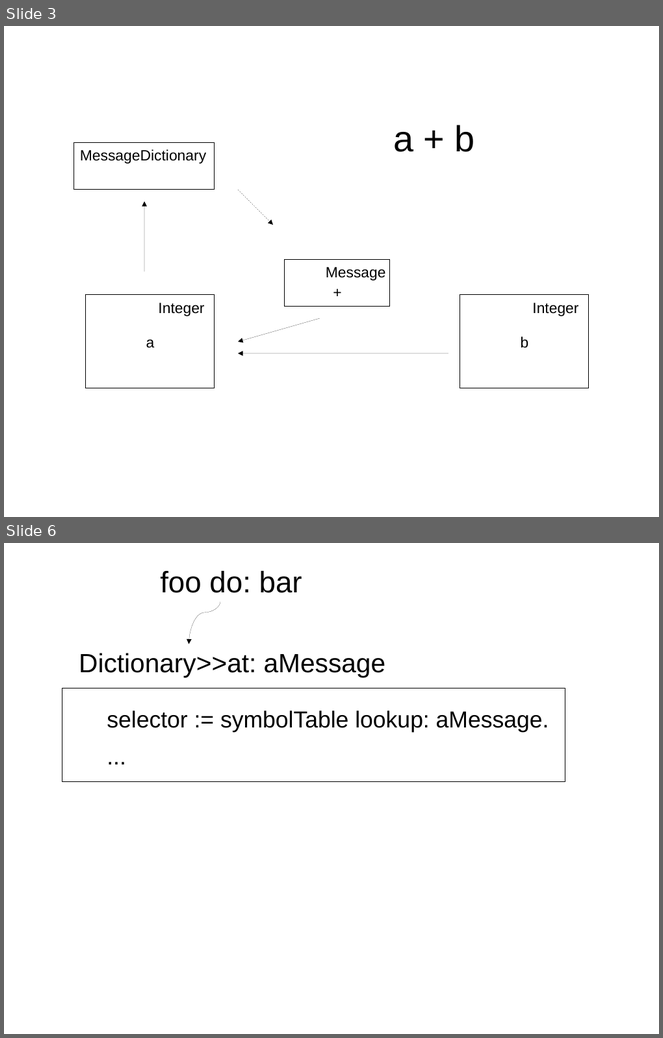
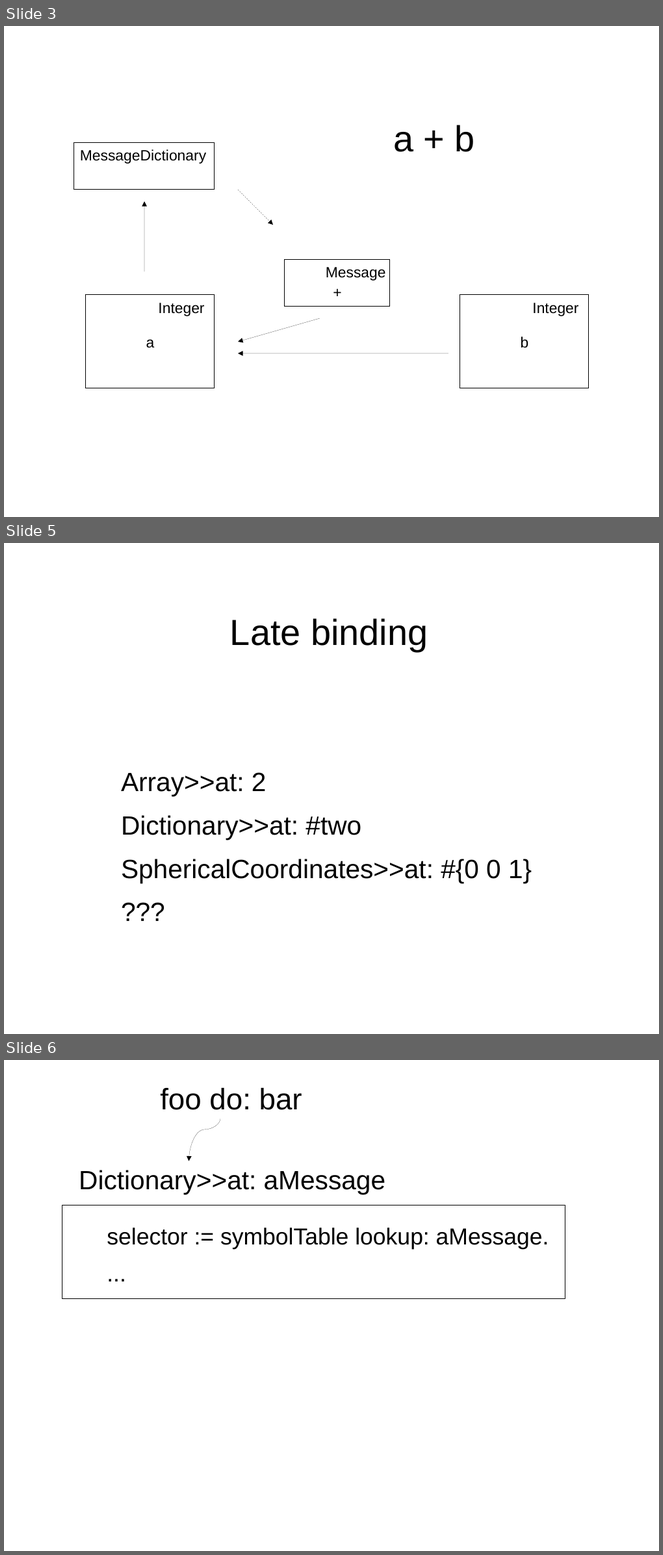
Before and after one commit to o-/p-doc, a slide deck: presentations/seminar_new/pinocchio.odp. Shown one above the other, each under a label of ours: slides 3 and 6 before the commit, slides 3, 5 and 6 after it; the slides between them are not shown. The pictures are 663x1038 and 663x1555 pixels, drawn with LibreOffice and Linux fonts; fonts in the diff are those of the drawing. Boxes give left, top, right and bottom in pixels: in the first picture for what was removed or moved away, otherwise in the second. Text is boxed around its words. In the diff, an @@ line names an element or a change of style, - is before the commit and + after.

```diff
--- a/presentations/seminar_new/pinocchio.odp
+++ b/presentations/seminar_new/pinocchio.odp
@@ slide 5 added at <box>4,543,659,1034</box>, background #FFFFFF @@
@@ title added at <box>230,618,428,652</box>, 44 pt, text #000000 @@
+Late binding
@@ text added at <box>121,772,532,883</box>, 32 pt, text #000000 @@
+Array>>at: 2
+Dictionary>>at: #two
+SphericalCoordinates>>at: #{0 0 1}
+???
```
Also in this commit, not shown: 1 slide changed, 1 slide removed, 1 other file.
